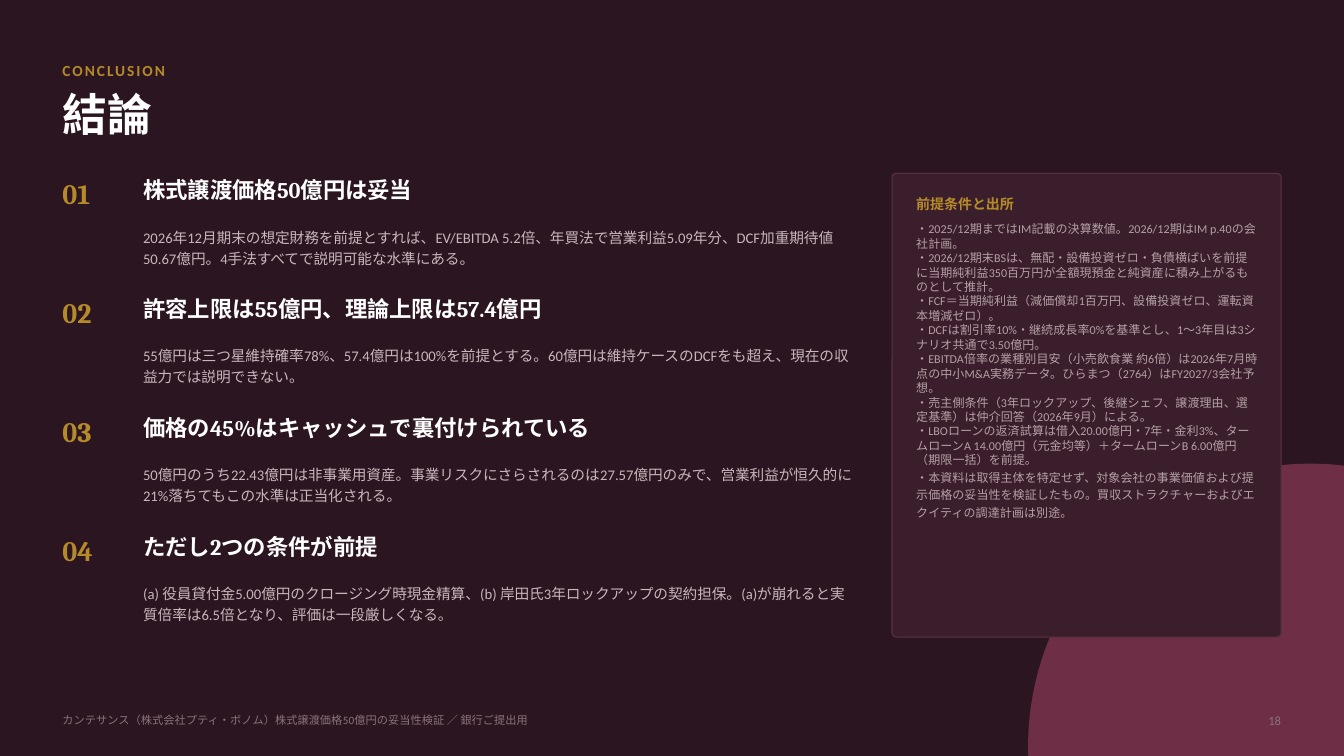
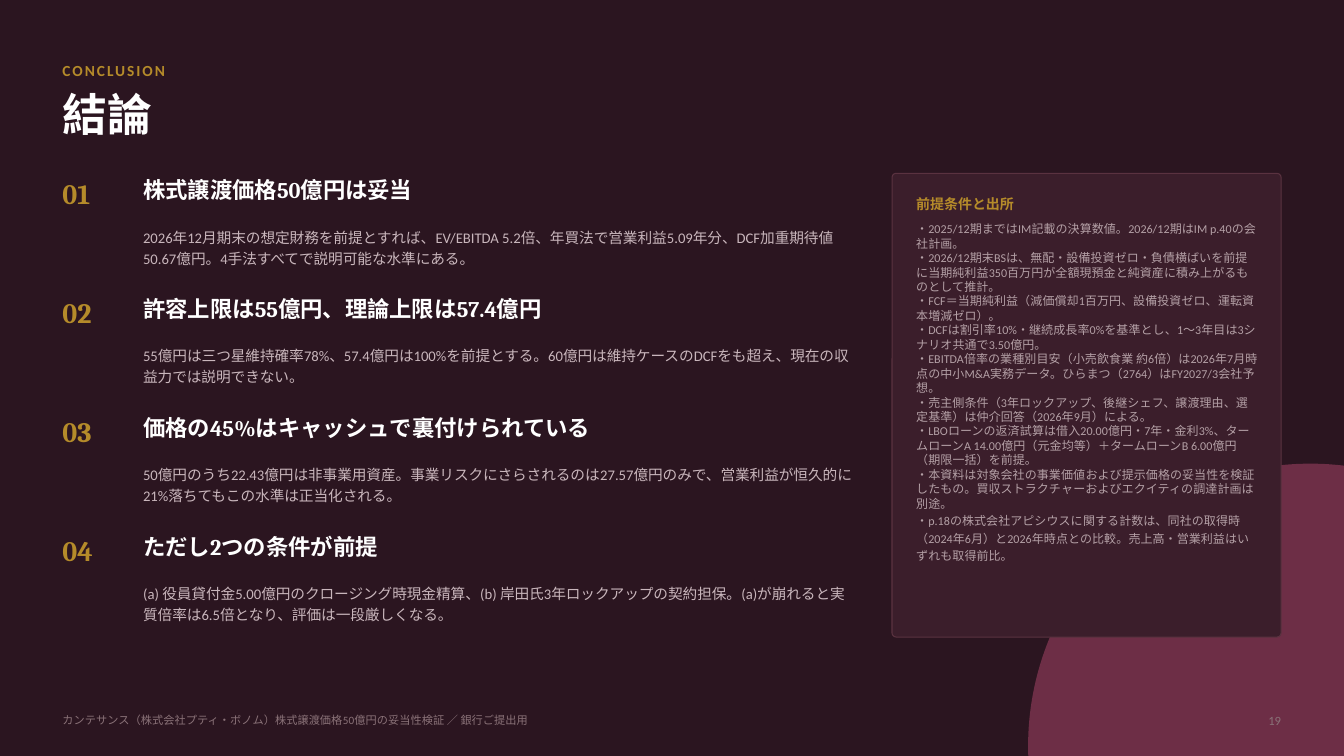
Before and after one commit to nakano-winebank/wine-auction, a slide deck: slide 19 of M&A/カンテサンス/カンテサンス_株式譲渡価格50億円_妥当性検証.pptx (slide 18 before the commit). Drawn at 1344x756 pixels with LibreOffice and Linux fonts; fonts in the diff are those of the drawing. Boxes give left, top, right and bottom in pixels: in the first picture for what was removed or moved away, otherwise in the second. Text is boxed around its words. In the diff, an @@ line names an element or a change of style, - is before the commit and + after.

```diff
--- a/M&A/カンテサンス/カンテサンス_株式譲渡価格50億円_妥当性検証.pptx
+++ b/M&A/カンテサンス/カンテサンス_株式譲渡価格50億円_妥当性検証.pptx
@@ text at box(916, 223, 1257, 561): text changed @@
-・2025/12期まではIM記載の決算数値。2026/12期はIM p.40の会社計画。
-・2026/12期末BSは、無配・設備投資ゼロ・負債横ばいを前提に当期純利益350百万円が全額現預金と純資産に積み上がるものとして推計。
-・FCF＝当期純利益（減価償却1百万円、設備投資ゼロ、運転資本増減ゼロ）。
-・DCFは割引率10%・継続成長率0%を基準とし、1〜3年目は3シナリオ共通で3.50億円。
-・EBITDA倍率の業種別目安（小売飲食業 約6倍）は2026年7月時点の中小M&A実務データ。ひらまつ（2764）はFY2027/3会社予想。
-・売主側条件（3年ロックアップ、後継シェフ、譲渡理由、選定基準）は仲介回答（2026年9月）による。
-・LBOローンの返済試算は借入20.00億円・7年・金利3%、タームローンA 14.00億円（元金均等）＋タームローンB 6.00億円（期限一括）を前提。
-・本資料は取得主体を特定せず、対象会社の事業価値および提示価格の妥当性を検証したもの。買収ストラクチャーおよびエクイティの調達計画は別途。
+・2025/12期まではIM記載の決算数値。2026/12期はIM p.40の会社計画。
+・2026/12期末BSは、無配・設備投資ゼロ・負債横ばいを前提に当期純利益350百万円が全額現預金と純資産に積み上がるものとして推計。
+・FCF＝当期純利益（減価償却1百万円、設備投資ゼロ、運転資本増減ゼロ）。
+・DCFは割引率10%・継続成長率0%を基準とし、1〜3年目は3シナリオ共通で3.50億円。
+・EBITDA倍率の業種別目安（小売飲食業 約6倍）は2026年7月時点の中小M&A実務データ。ひらまつ（2764）はFY2027/3会社予想。
+・売主側条件（3年ロックアップ、後継シェフ、譲渡理由、選定基準）は仲介回答（2026年9月）による。
+・LBOローンの返済試算は借入20.00億円・7年・金利3%、タームローンA 14.00億円（元金均等）＋タームローンB 6.00億円（期限一括）を前提。
+・本資料は対象会社の事業価値および提示価格の妥当性を検証したもの。買収ストラクチャーおよびエクイティの調達計画は別途。
+・p.18の株式会社アピシウスに関する計数は、同社の取得時（2024年6月）と2026年時点との比較。売上高・営業利益はいずれも取得前比。
```
Also in this commit, not shown: 2 other slides changed, 1 slide added, 5 other files.
